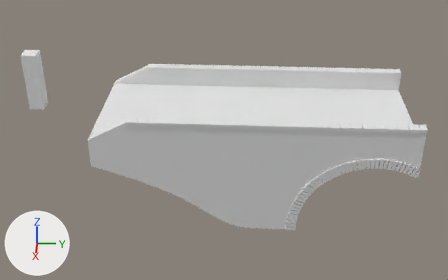
An edit to the Blender file LIB/Modeling/Asset/pont.blend, drawn before and after from the same camera.
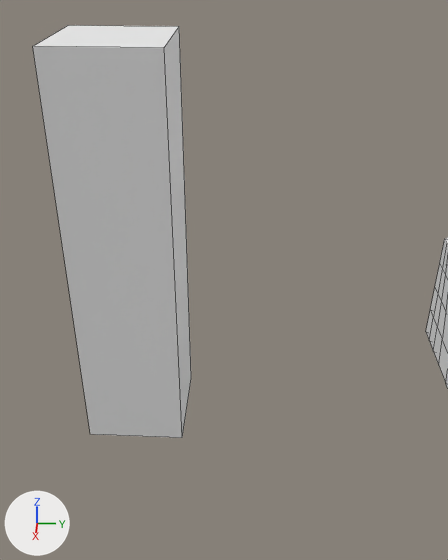
Each version is shown whole from a camera (50 mm lens) standing at (17.09, -0.16, 9.09) and looking at (0.19, -1.06, -0.94), then close up from a camera (50 mm lens) standing at (2.41, -6.36, 2.2) and looking at (0.04, -6.49, 0.79). Arrows for +X, +Y and +Z are at lower left; the lights stay in place. The close-ups show mesh edges as thin lines.

Before the edit, the objects in view are built like this:
```python
me_cube = bpy.data.meshes.new('Cube')
me_cube.from_pydata(...)  # a box spanning x -1.0..1.0, y -1.0..1.0, z 0.0..2.0
me_cube.materials.append(mat_material)  # white #e7e7e7
me_cube_001 = bpy.data.meshes.new('Cube.001')
me_cube_001.from_pydata(...)  # 104 vertices, 87 faces; spans x 0.0..2.0, y -6.5..3.0, z 0.0..3.6
ob_humain = bpy.data.objects.new('humain', me_cube)
ob_humain.location = (0.0, -6.905, 0.0)
ob_humain.scale = (0.225, 0.225, 0.9)
ob_pont = bpy.data.objects.new('pont', me_cube_001)
ob_pont.location = (0.0, 1.624, -3.0)
_m = ob_pont.modifiers.new('Mirror', 'MIRROR')
_m = ob_pont.modifiers.new('Subsurf', 'SUBSURF')
_m.levels = 2
```
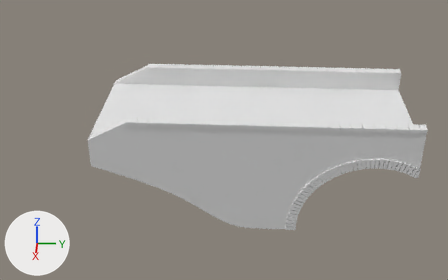
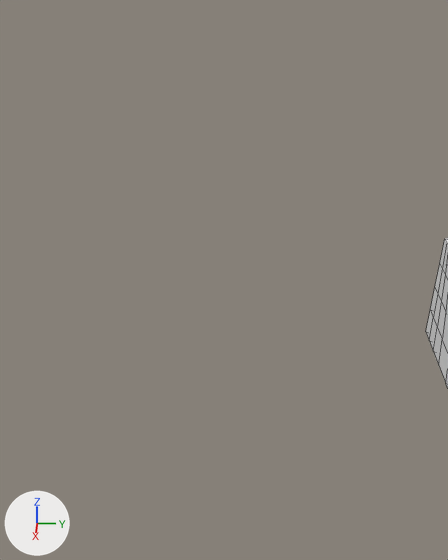
What differs and where, as boxes (x1, y1, x2, y2) in the close-ups (448 x 560 px):
'humain', deleted
    before: (33, 25, 191, 438)

What changed in the scene script:
```text
Remove ob_humain:
    ob_humain = bpy.data.objects.new('humain', me_cube)
    ob_humain.location = (0.0, -6.905, 0.0)
    ob_humain.scale = (0.225, 0.225, 0.9)
```
